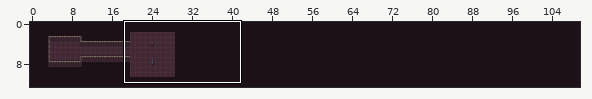
One commit to this Tiled map: SoulKnight/desktop/build/resources/main/map.tmx. The first picture is a wide view before the edit; the outline marks the close-up.
Close-up. Earlier state:
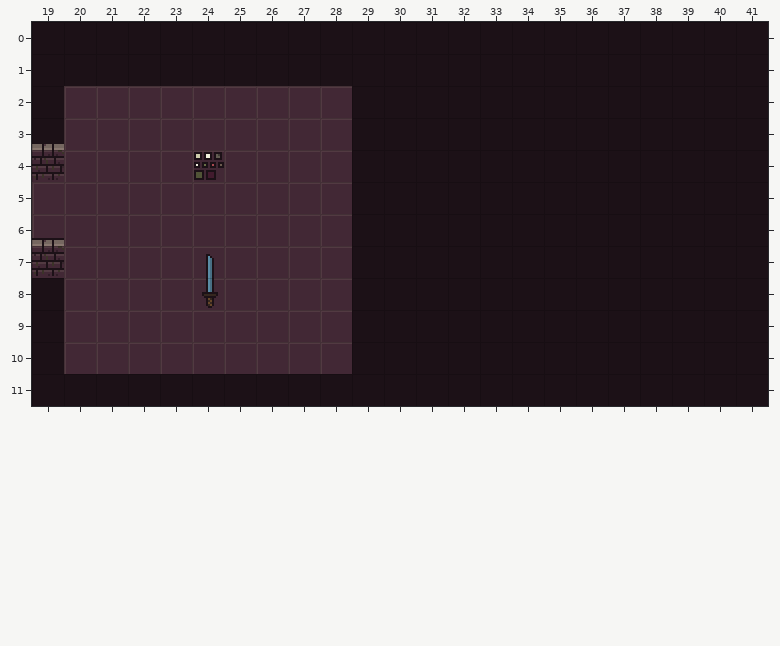
Cells are 16x16 px. Shown: x 19..41, y 0..11. The commit also changed other parts of the map, which this record leaves out.
After:
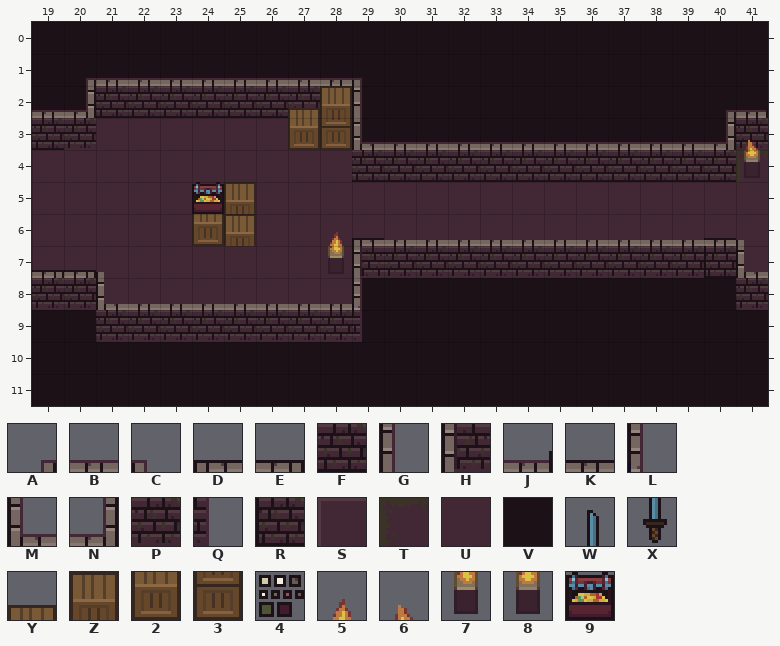
Key: from "0x72_16x16DungeonTileset_walls": A 0, B 1, C 2, D 3, E 4, F 17, G 18, H 19, J 22, K 33, L 34, M 35, N 36, P 49, Q 50, R 51, S 89, T 97, U 106, V 129; from "Dungeon": W 14, X 30, Y 101, Z 102, 2 117, 3 118, 4 133, 5 155, 6 159, 7 169, 8 175, 9 222.
_ is an empty cell.
Tiles of an added or newly shown layer are drawn over the layers below it.
From old to new:
Layer "Background":
Tile S gives way to one hidden under a higher layer in row 2 at x 21 to 28; in row 3 at x 20 and 27 to 28; in row 4 at x 24; in row 5 at x 24 to 25; in row 6 at x 19, 24 to 25 and 28; in row 7 at x 20 to 21, 24 and 28.
Tile S gives way to one hidden under a higher layer in row 8 at x 20 to 28; in row 9 at x 21 to 28.
Tile S becomes tile V in row 2 at x 20; in row 9 at x 20; in row 10 at x 20 to 28.
The edit erases tile V in row 8 at x 19.
Layer "Foreground":
The author put tile T in row 4 at x 41.
Tile 4 becomes tile U in row 4 at x 24.
Tile K becomes tile U in row 6 at x 19.
Tile P becomes tile U in row 4 at x 19; in row 7 at x 19.
Tile W becomes tile U in row 7 at x 24.
Tile X becomes tile U in row 8 at x 24.
The author put tile U in row 5 at x 24 and 29 to 41; in row 6 at x 28 to 41; in row 7 at x 20 to 21, 28 and 41; in row 8 at x 21 to 23 and 25 to 28.
The edit erases tile K in row 3 at x 19.
Layer "Walls" (added):
The author put tile A in row 1 at x 20; in row 2 at x 40.
The author put tile B in row 1 at x 21 to 28; in row 2 at x 19; in row 3 at x 30 to 39; in row 6 at x 30 to 39; in row 8 at x 22 to 28.
The author put tile C in row 1 at x 29; in row 6 at x 41; in row 7 at x 21.
The author put tile D in row 6 at x 29.
The author put tile E in row 7 at x 19 to 20.
The author put tile F in row 2 at x 21 to 27; in row 3 at x 19; in row 4 at x 29 to 40.
The author put tile G in row 2 at x 29.
The author put tile H in row 7 at x 29.
The author put tile J in row 2 at x 41.
The author put tile K in row 6 at x 40.
The author put tile L in row 8 at x 29.
The author put tile M in row 3 at x 29; in row 7 at x 41; in row 8 at x 21.
The author put tile N in row 2 at x 20; in row 3 at x 40.
The author put tile P in row 3 at x 20 and 41; in row 7 at x 30 to 39; in row 8 at x 19 to 20 and 41; in row 9 at x 21 to 28.
The author put tile Q in row 9 at x 29.
The author put tile R in row 7 at x 40.
Layer "Box" (added):
The author put tile 2 in row 3 at x 27; in row 6 at x 24.
The author put tile 3 in row 3 at x 28.
The author put tile 5 in row 6 at x 28.
The author put tile 6 in row 3 at x 41.
The author put tile 7 in row 7 at x 28.
The author put tile 8 in row 4 at x 41.
The author put tile Y in row 2 at x 27.
The author put tile Z in row 2 at x 28; in rows 5 to 6 at x 25.
Layer "Treasure" (added):
The author put tile 9 in row 5 at x 24.
Where, in picture pixels (left, top, right, bottom), the same in both close-ups:
changed: (32, 78, 768, 374)
